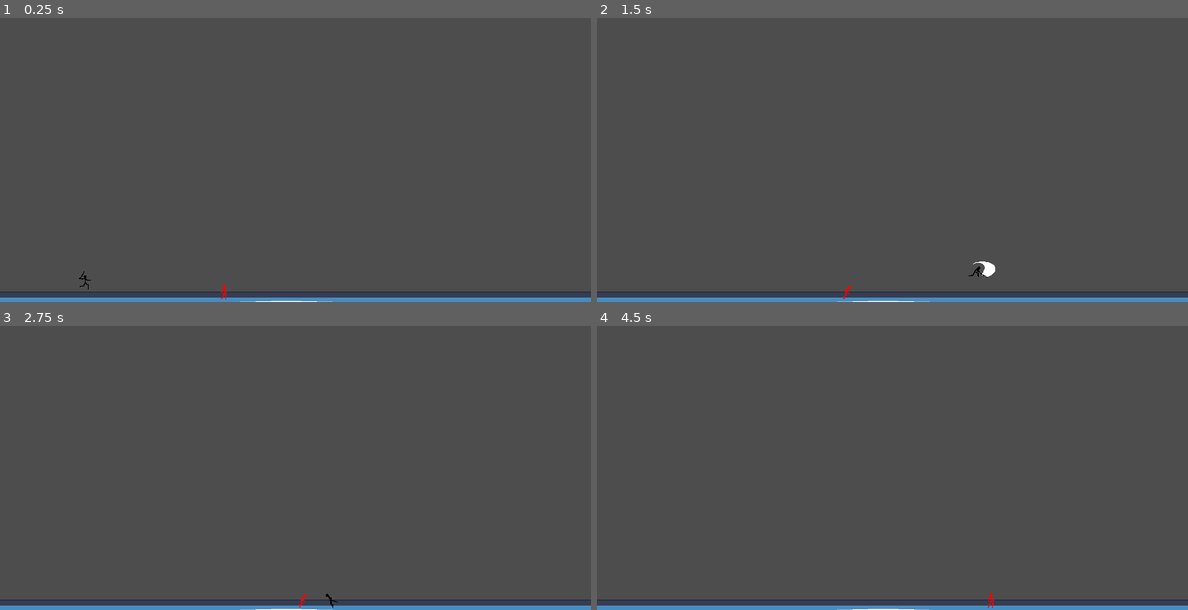
Above: before the commit, frames 1-4 (two rows, left to right).
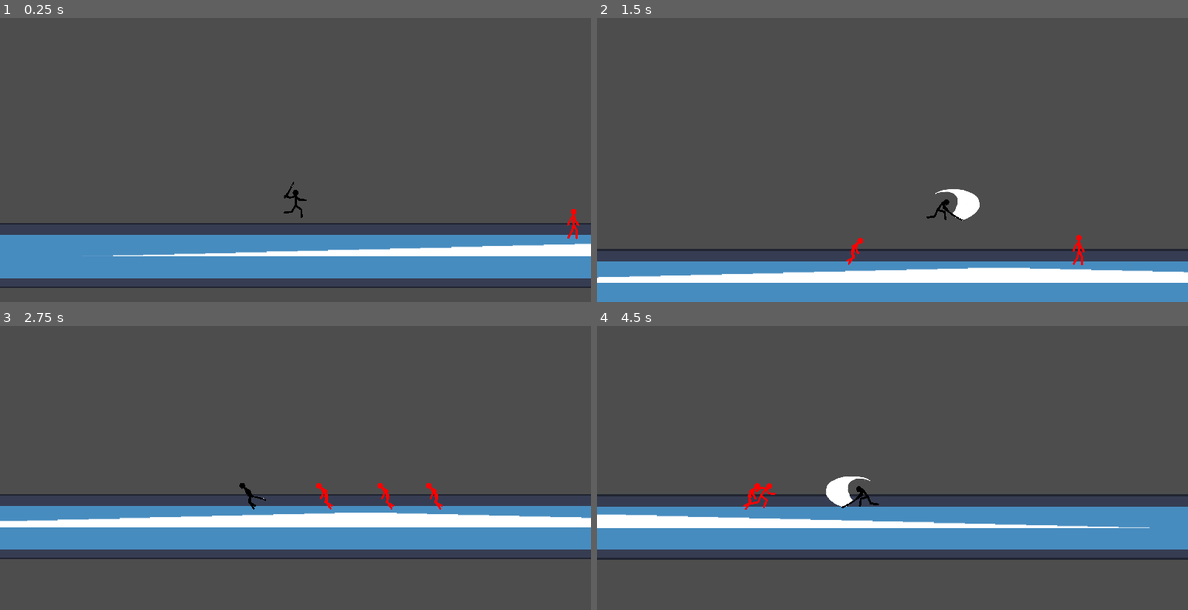
Above: after the commit, the same moments.

Repository: tyomhak/RedEyeSamurai-gd
Game: Godot game, scene res://scenes/levels/test_level.tscn
Same seed, same stepped clock (60 frames per second), same inputs: the game is played once before the commit and once after it. The engine's default icon, where the game draws it, is replaced by a stand-in: a white triangle on a blue panel in a dark square.
Inputs (mouse positions are in pixels of both pictures, inside the frame that each line leads up to):
- Up to frame 1 (0.25 s): no input
- Up to frame 2 (1.5 s): move the mouse to (1022, 120) at 0.52 s; hold D (right) from 0.53 s (still down); click (1022, 120) at 0.6 s; tap Space (jump) at 0.77 s; move the mouse to (774, 151) at 1.27 s; click (774, 151) at 1.35 s
- Up to frame 3 (2.75 s): tap Space (jump) at 1.52 s; move the mouse to (354, 371) at 2.02 s; release D (right) at 2.03 s; hold A (left) from 2.03 s (still down); click (354, 371) at 2.1 s
- Up to frame 4 (4.5 s): move the mouse to (862, 510) at 2.77 s; release A (left) at 2.78 s; hold D (right) 2.78-4.28 s; click (862, 510) at 2.85 s; tap Space (jump) at 3.02, 3.77 s; move the mouse to (1069, 493) at 3.52 s; click (1069, 493) at 3.6 s; move the mouse to (715, 394) at 4.27 s; hold A (left) from 4.28 s (still down); click (715, 394) at 4.35 s

The runs differ from the first frame. In frame 1, 18% of the frame differs, in the area x 0-100%, y 57-100%; in frame 2, 14%; in frame 3, 18%; in frame 4, 19%, in the area x 0-100%, y 52-100%.

Commit message:
Add a following camera to player.

Diff:
--- a/scenes/entities/player.tscn
+++ b/scenes/entities/player.tscn
@@ -30,7 +30,7 @@
 [sub_resource type="CapsuleShape2D" id="CapsuleShape2D_ocrxd"]
 
 [sub_resource type="RectangleShape2D" id="RectangleShape2D_w4ymv"]
-size = Vector2(37, 20)
+size = Vector2(55, 30)
 
 [sub_resource type="SpriteFrames" id="SpriteFrames_3i2sl"]
 animations = [{
@@ -135,7 +135,7 @@
 }],
 "loop": true,
 "name": &"run",
-"speed": 5.0
+"speed": 3.0
 }, {
 "frames": [{
 "duration": 1.0,
@@ -149,8 +149,14 @@
 [node name="Player" type="CharacterBody2D"]
 collision_layer = 2
 script = ExtResource("1_prw26")
-hor_vel = 600.0
+hor_vel = 350.0
 jump_vel = -400.0
+
+[node name="Camera2D" type="Camera2D" parent="."]
+offset = Vector2(0, -50)
+zoom = Vector2(2, 2)
+position_smoothing_enabled = true
+position_smoothing_speed = 7.0
 
 [node name="CollisionShape2D" type="CollisionShape2D" parent="."]
 shape = SubResource("CapsuleShape2D_ocrxd")
@@ -172,7 +178,7 @@
 damage_amount = 10
 
 [node name="CollisionShape2D" parent="DirectionNode/SimpleAreaAttack" index="0"]
-position = Vector2(-2.5, 0)
+position = Vector2(1.5, -1)
 shape = SubResource("RectangleShape2D_w4ymv")
 
 [node name="AnimatedSprite2D" type="AnimatedSprite2D" parent="DirectionNode"]
--- a/scenes/levels/test_level.tscn
+++ b/scenes/levels/test_level.tscn
@@ -24,8 +24,11 @@
 [node name="CharacterBody2D" parent="." instance=ExtResource("1_8evrw")]
 position = Vector2(165, 580)
 
-[node name="Camera2D" type="Camera2D" parent="."]
-position = Vector2(575, 326)
-
 [node name="BasicEnemy" parent="." instance=ExtResource("3_bxijv")]
 position = Vector2(436, 570)
+
+[node name="BasicEnemy2" parent="." instance=ExtResource("3_bxijv")]
+position = Vector2(635, 570)
+
+[node name="BasicEnemy3" parent="." instance=ExtResource("3_bxijv")]
+position = Vector2(781, 570)
